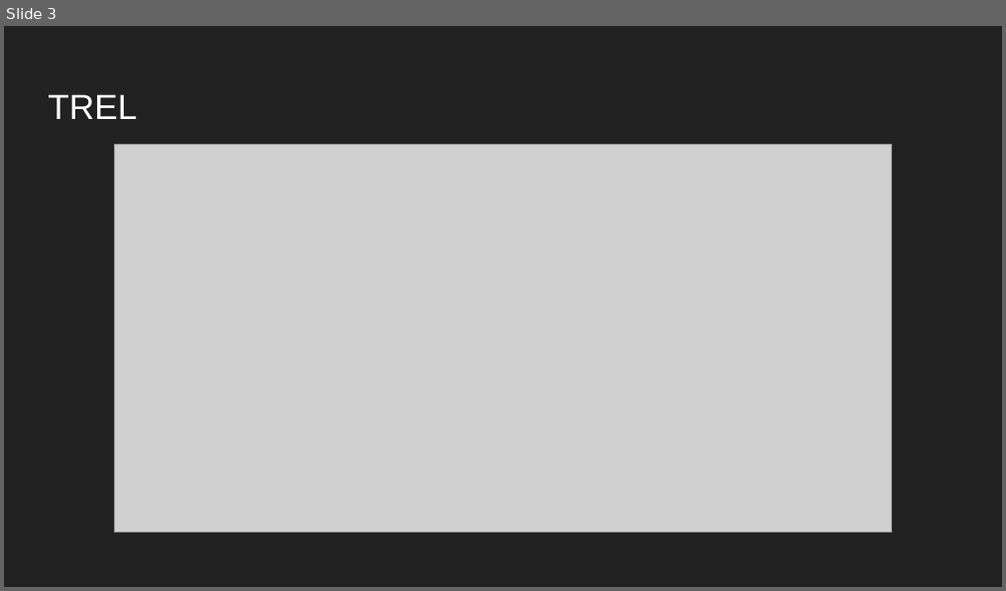
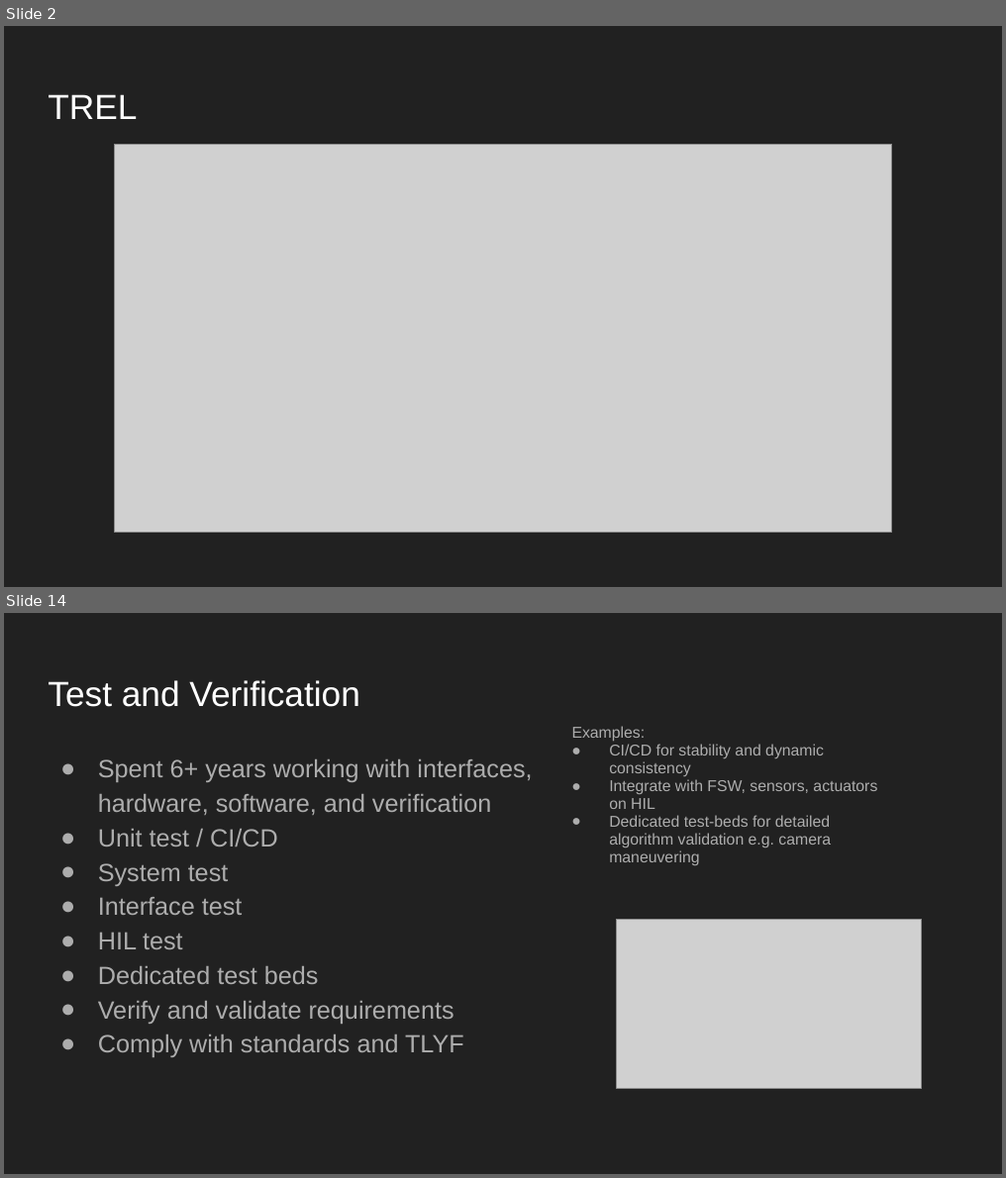
Before and after one commit to amalatak/Notes, a slide deck: Job Presentation-2.pptx. Shown one above the other, each under a label of ours: slide 3 before the commit, slides 2 and 14 after it; the slides between them are not shown. The pictures are 1006x591 and 1006x1178 pixels, drawn with LibreOffice and Linux fonts; fonts in the diff are those of the drawing; grey boxes stand for pictures. Boxes give left, top, right and bottom in pixels: in the first picture for what was removed or moved away, otherwise in the second. Text is boxed around its words. In the diff, an @@ line names an element or a change of style, - is before the commit and + after.

```diff
--- a/Job Presentation-2.pptx
+++ b/Job Presentation-2.pptx
@@ slide 14 added at box(4, 613, 1002, 1174), background #212121 @@
@@ title added at box(48, 680, 359, 707), 25.2 pt, text #FFFFFF @@
+Test and Verification
@@ text added at box(572, 726, 877, 865), 11.2 pt, text #ADADAD @@
+Examples:
+● CI/CD for stability and dynamic consistency
+● Integrate with FSW, sensors, actuators on HIL
+● Dedicated test-beds for detailed algorithm validation e.g. camera maneuvering
@@ text added at box(98, 760, 532, 1058), 18 pt, text #ADADAD @@
+● Spent 6+ years working with interfaces, hardware, software, and verification
+● Unit test / CI/CD
+● System test
+● Interface test
+● HIL test
+● Dedicated test beds
+● Verify and validate requirements
+● Comply with standards and TLYF
@@ picture added at box(617, 919, 921, 1089) @@
@@ what was slide 3 is now slide 2 @@
```
Also in this commit, not shown: 3 slides changed, 10 other slides added, 12 slides removed.
